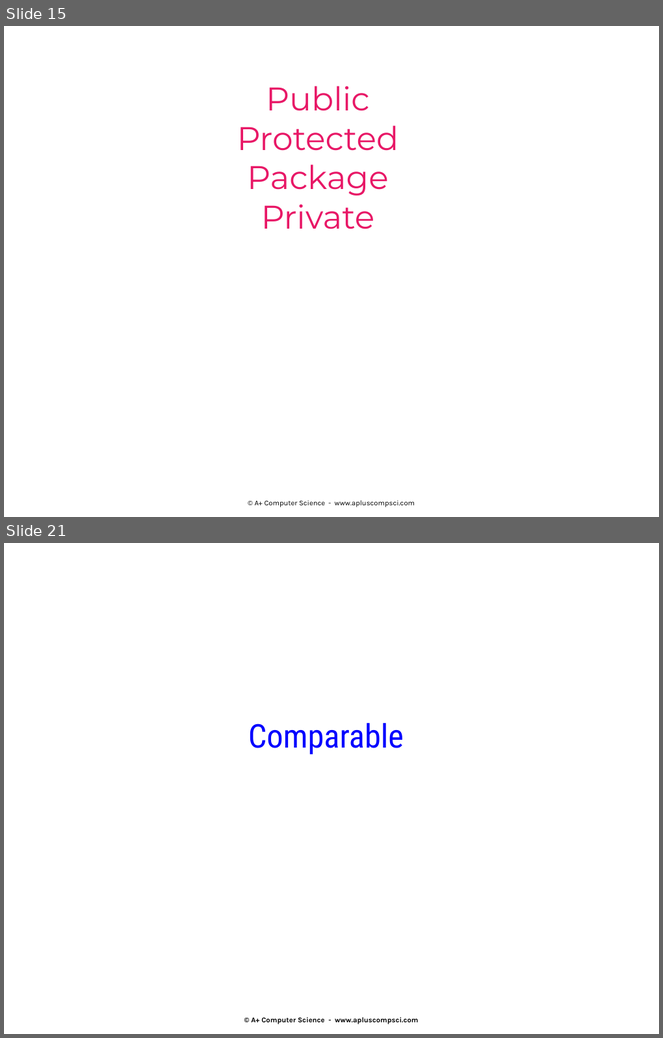
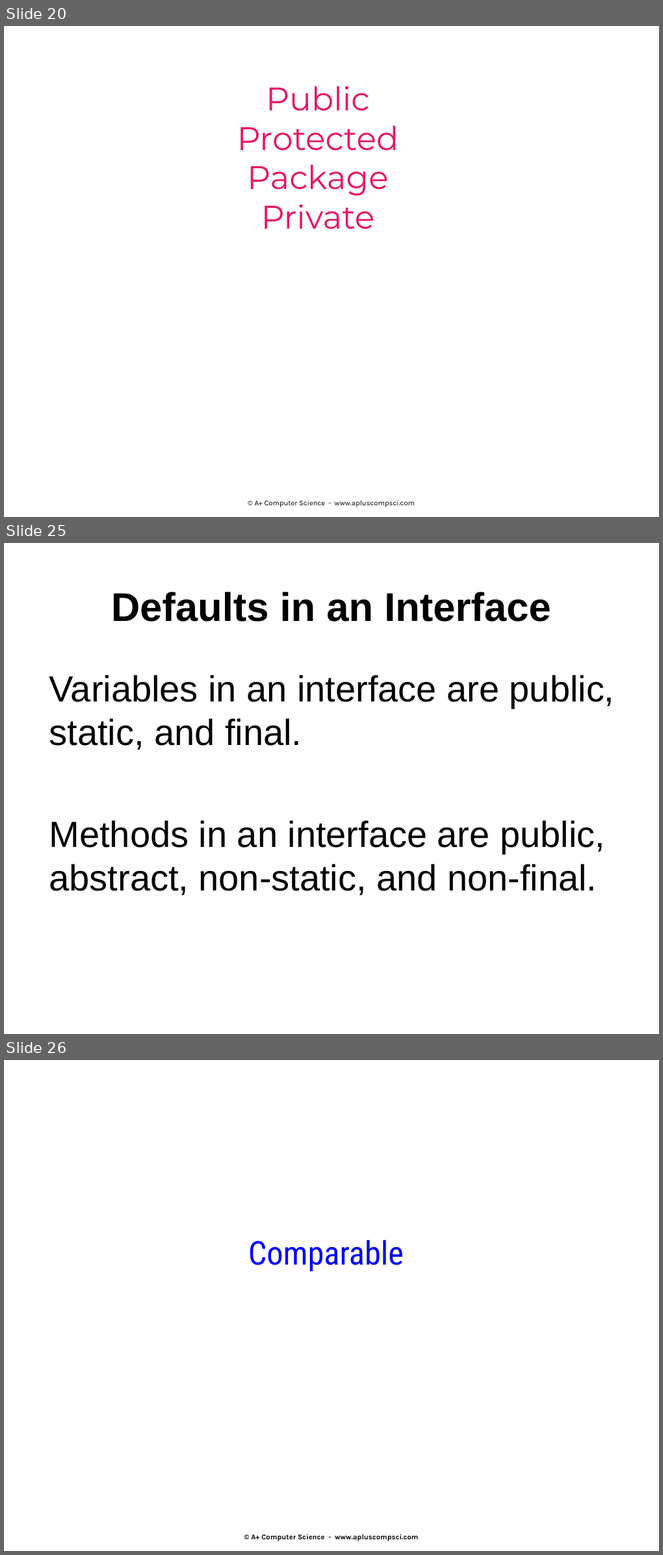
Before and after one commit to Cy-FairCS/cs3, a slide deck: u04a_interfaces/notes/_interfaces notes.pptx. Shown one above the other, each under a label of ours: slides 15 and 21 before the commit, slides 20, 25 and 26 after it; the slides between them are not shown. The pictures are 663x1038 and 663x1555 pixels, drawn with LibreOffice and Linux fonts; fonts in the diff are those of the drawing. Boxes give left, top, right and bottom in pixels: in the first picture for what was removed or moved away, otherwise in the second. Text is boxed around its words. In the diff, an @@ line names an element or a change of style, - is before the commit and + after.

```diff
--- a/u04a_interfaces/notes/_interfaces notes.pptx
+++ b/u04a_interfaces/notes/_interfaces notes.pptx
@@ slide 25 added at (x1=4, y1=543, x2=659, y2=1034), background #FFFFFF @@
@@ title added at (x1=111, y1=592, x2=551, y2=622), 44 pt, text #000000, bold @@
+Defaults in an Interface
@@ text added at (x1=50, y1=675, x2=615, y2=896), 40 pt, text #000000 @@
+Variables in an interface are public, static, and final.
+Methods in an interface are public, abstract, non-static, and non-final.
@@ what was slide 15 is now slide 20 @@
@@ what was slide 21 is now slide 26 @@
```
Also in this commit, not shown: 2 slides changed, 4 other slides added, 1 other file.
